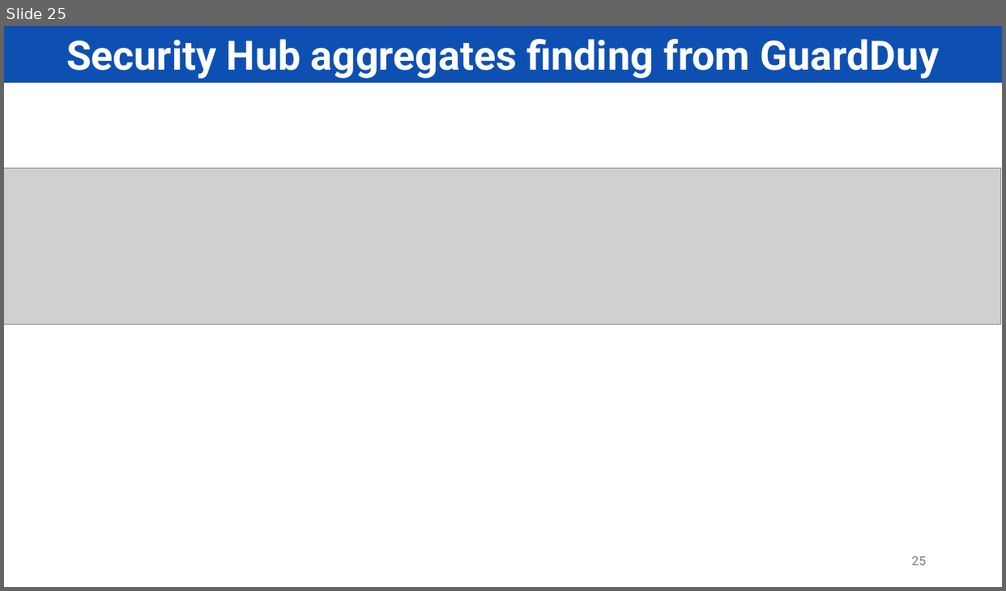
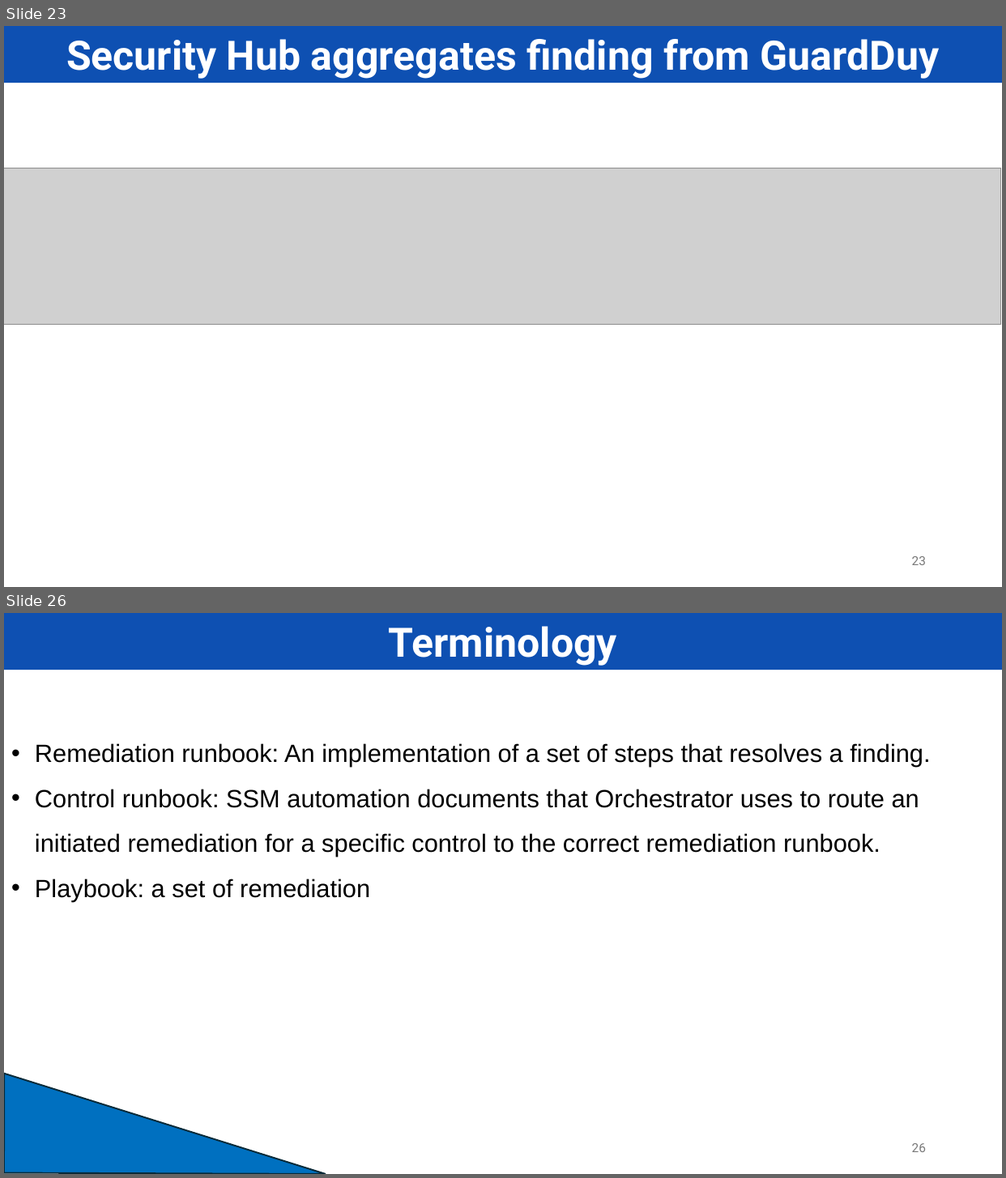
Before and after one commit to PNg-HA/CSPM-with-AWS-Security-Hub, a slide deck: final/ATMNC_DoAn_final.pptx. Shown one above the other, each under a label of ours: slide 25 before the commit, slides 23 and 26 after it; the slides between them are not shown. The pictures are 1006x591 and 1006x1178 pixels, drawn with LibreOffice and Linux fonts; fonts in the diff are those of the drawing; grey boxes stand for pictures. Boxes give left, top, right and bottom in pixels: in the first picture for what was removed or moved away, otherwise in the second. Text is boxed around its words. In the diff, an @@ line names an element or a change of style, - is before the commit and + after.

```diff
--- a/final/ATMNC_DoAn_final.pptx
+++ b/final/ATMNC_DoAn_final.pptx
@@ slide 26 added at <box>4,613,1002,1174</box>, background #FFFFFF @@
@@ rectangle added at <box>4,613,1002,670</box>, fill #0E50B2, 39 pt, text #FFFFFF, bold @@
+Terminology
@@ text added at <box>35,743,930,901</box>, 24 pt, text #000000 @@
+• Remediation runbook: An implementation of a set of steps that resolves a finding.
+• Control runbook: SSM automation documents that Orchestrator uses to route an initiated remediation for a specific control to the correct remediation runbook.
+• Playbook: a set of remediation
@@ freeform shape added at <box>4,1074,326,1174</box>, fill #0070C0, outline #092A39 1.5 pt @@
@@ page number added at <box>912,1144,926,1152</box>, 12 pt, text #797979 @@
+26
@@ what was slide 25 is now slide 23 @@
@@ page number at <box>912,557,926,565</box>: text changed @@
-25
+23
```
Also in this commit, not shown: 9 slides changed, 2 other slides added, 2 slides removed.
